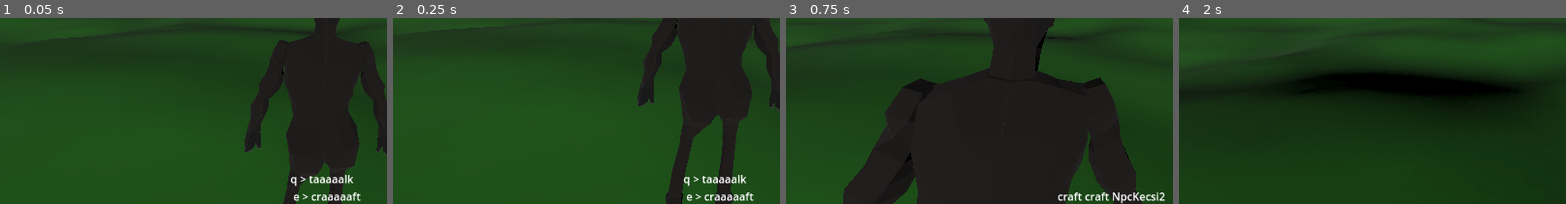
Above: before the commit, frames 1-4 (left to right).
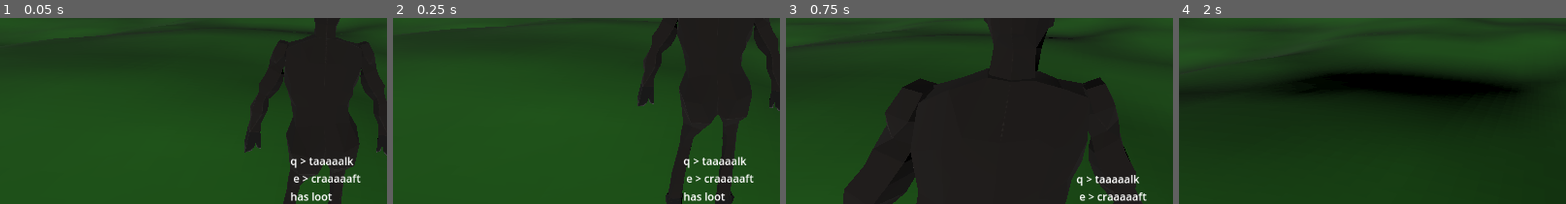
Above: after the commit, the same moments.

Repository: Qnbie/Gateway-Genesis
Game: Godot game, scene res://test_sceen_bende.tscn
The game is run twice, just before and just after one commit, with the same random seed, the same clock (stepped at 60 frames per second) and the same inputs.
Inputs (mouse positions are % of the whole screen's width and height, from its top left):
- Up to frame 1 (0.05 s): no input
- Up to frame 2 (0.25 s): no input
- Up to frame 3 (0.75 s): tap Enter (ui_accept) at 0.5 s; move the mouse to (55, 41) at 0.52 s; hold Up (ui_up) from 0.53 s (still down); tap E (interaction_craft) at 0.6 s; click (55, 41) at 0.67 s
- Up to frame 4 (2 s): keep holding Up (ui_up); tap Enter (ui_accept) at 0.77, 1.52 s; tap Q (interaction_talk) at 0.8, 1.35 s; move the mouse to (45, 42) at 1.27 s; tap E (interaction_craft) at 1.55 s
The pictures show only the part of the screen within x 8-58%, y 50-100%; the shares and areas given below are measured in that part.

The runs differ from the first frame. In frame 1, 1.5% of the frame differs, in the area x 75-94%, y 74-99%; in frame 2, 1.5%; in frame 3, 1.3%; in frame 4, nothing differs.

Commit message:
Finishing touches

Diff:
--- a/GatewayGenesis/interaction_system/interaction_client.gd
+++ b/GatewayGenesis/interaction_system/interaction_client.gd
@@ -27,8 +27,11 @@
 
 func initiate_interaction(_name: String):
 	if _name == author:
+		var message = [screen_play.initial_line]
+		if has_loot:
+			message.push_back("has loot")
 		if !intreaction_started:
-			dialog_box.post_message([screen_play.initial_line])
+			dialog_box.post_message(message)
 			intreaction_started = true
 	else:
 		stop_interaction(author)
@@ -37,8 +40,8 @@
 	if intreaction_started:
 		match _interaction_type:
 			InteractionType.Talk:
-				if linenum < screen_play.content.size():
-					dialog_box.post_dialog(screen_play.content[linenum])
+				if linenum < screen_play.dialog.size():
+					dialog_box.post_dialog(screen_play.dialog[linenum])
 				else:
 					stop_interaction(author)
 				linenum += 1
@@ -55,6 +58,8 @@
 func loot(hand: Hand.Side):
 	if intreaction_started && has_loot:
 		player_character.add_item(screen_play.loot, hand)
+		has_loot = false
+		dialog_box.post_message([screen_play.initial_line])
 
 enum InteractionType{
 	Talk,
--- a/GatewayGenesis/interaction_system/screen_play.gd
+++ b/GatewayGenesis/interaction_system/screen_play.gd
@@ -4,7 +4,7 @@
 
 var title: String
 var initial_line: String
-var content: Array
+var dialog: Array
 var loot: String
 
 func load_json(json_resource: Resource):
@@ -13,5 +13,5 @@
 	var data = json.parse_string(file.get_as_text())
 	title = data.title
 	initial_line = data.initial_line
-	content = data.content
+	dialog = data.dialog
 	loot = data.loot
--- a/GatewayGenesis/interaction_system/screen_play_library/test.json
+++ b/GatewayGenesis/interaction_system/screen_play_library/test.json
@@ -1,7 +1,7 @@
 {
 	"title": "my_dictionary",
 	"initial_line": "q > talk \n e > craft",
-	"content": [
+	"dialog": [
 		"first line",
 		"secound line"
 	],
--- a/GatewayGenesis/interaction_system/screen_play_library/test2.json
+++ b/GatewayGenesis/interaction_system/screen_play_library/test2.json
@@ -1,7 +1,7 @@
 {
 	"title": "secound kecske",
 	"initial_line": "q > taaaaalk \n e > craaaaaft",
-	"content": [
+	"dialog": [
 		"first lineeeee",
 		"secound lineeeee"
 	],
